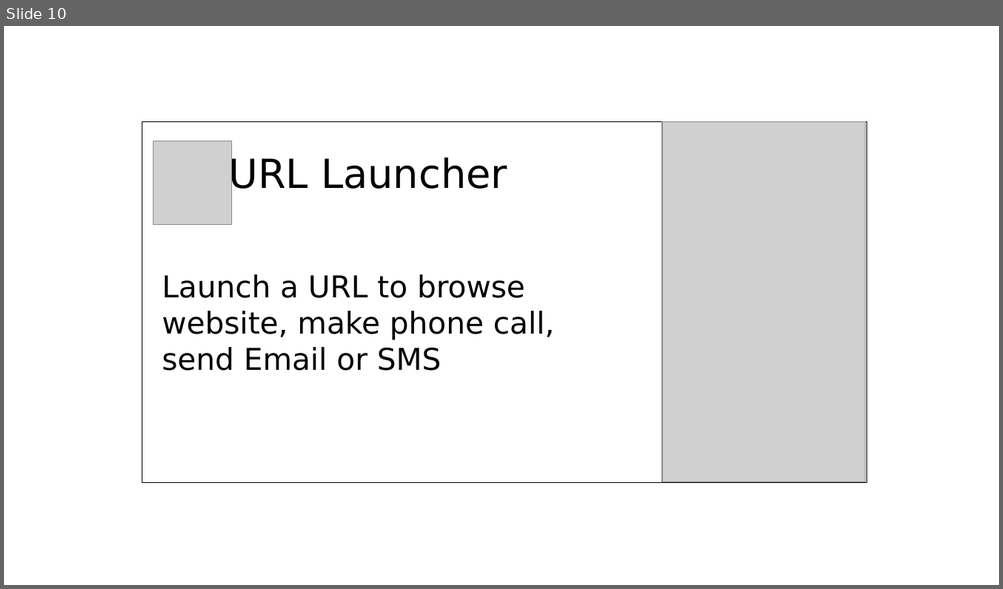
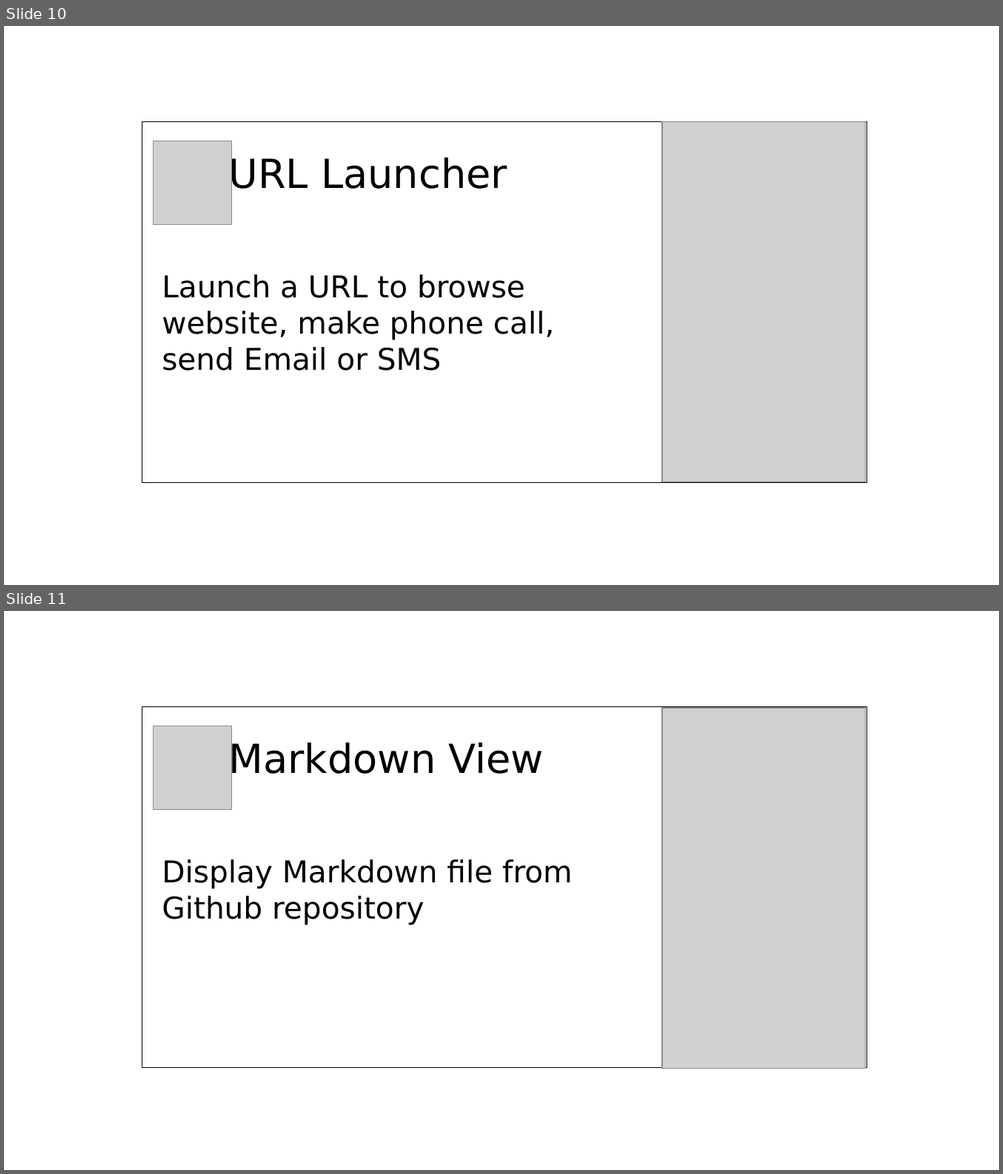
Before and after one commit to limcheekin/fluwix, a slide deck: doc/post-heading-design.odp. Shown one above the other, each under a label of ours: slide 10 before the commit, slides 10 and 11 after it. The pictures are 1003x589 and 1003x1174 pixels, drawn with LibreOffice and Linux fonts; fonts in the diff are those of the drawing; grey boxes stand for pictures. Boxes give left, top, right and bottom in pixels: in the first picture for what was removed or moved away, otherwise in the second. Text is boxed around its words. In the diff, an @@ line names an element or a change of style, - is before the commit and + after.

```diff
--- a/doc/post-heading-design.odp
+++ b/doc/post-heading-design.odp
@@ slide 11 added at (x1=4, y1=611, x2=999, y2=1170), background #FFFFFF @@
@@ rectangle added at (x1=142, y1=706, x2=867, y2=1068), outline #000000 0 pt @@
@@ picture added at (x1=662, y1=707, x2=865, y2=1068) @@
@@ picture added at (x1=153, y1=726, x2=231, y2=809) @@
@@ text added at (x1=162, y1=741, x2=572, y2=925), 24 pt, text #000000 @@
+Markdown View
+Display Markdown file from Github repository
```
Also in this commit, not shown: 3 other slides added, 1 other file.
